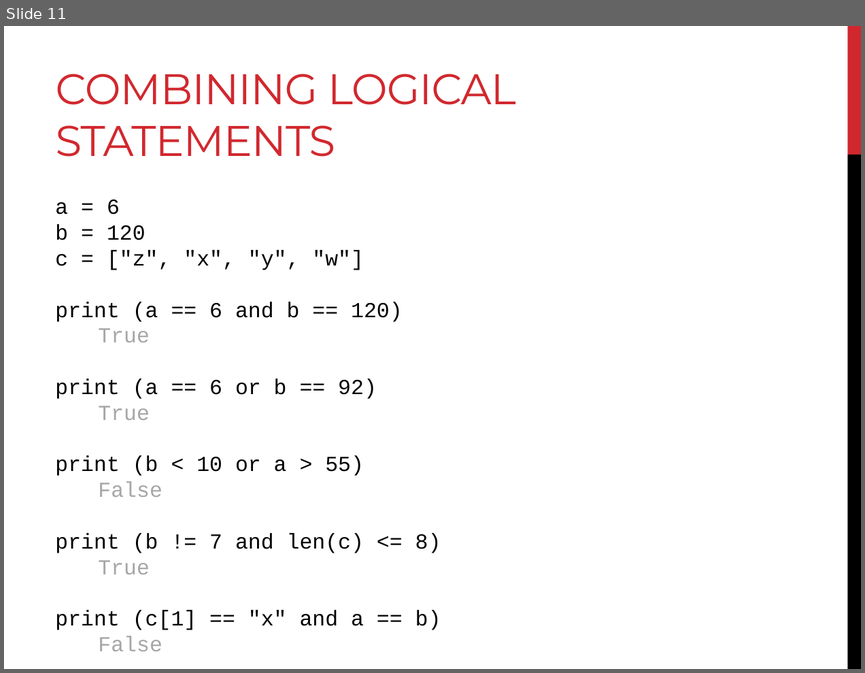
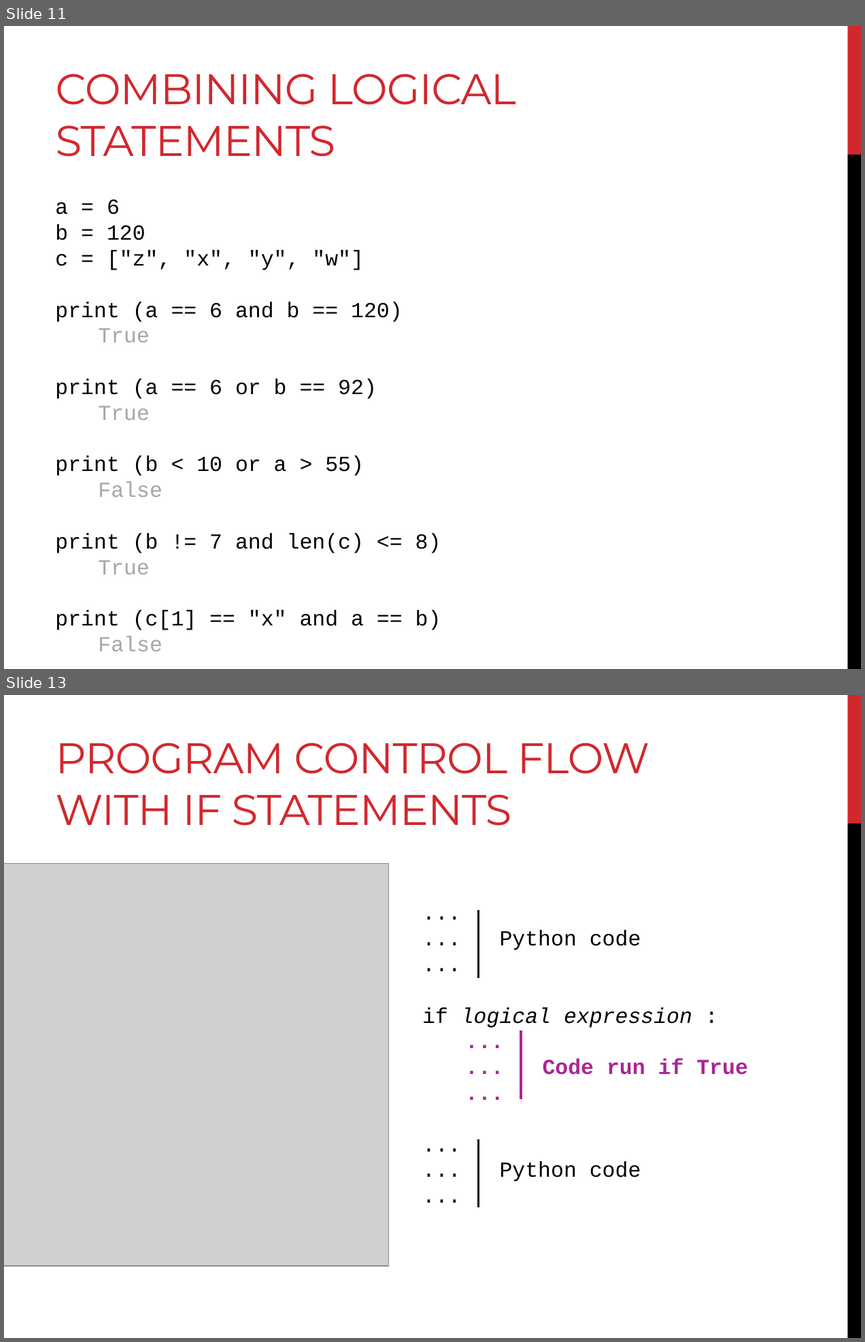
Before and after one commit to BjornFJohansson/ccbb_bigdata2015_python, a slide deck: slides/day2_slides.pptx. Shown one above the other, each under a label of ours: slide 11 before the commit, slides 11 and 13 after it; the slides between them are not shown. The pictures are 865x673 and 865x1342 pixels, drawn with LibreOffice and Linux fonts; fonts in the diff are those of the drawing; grey boxes stand for pictures. Boxes give left, top, right and bottom in pixels: in the first picture for what was removed or moved away, otherwise in the second. Text is boxed around its words. In the diff, an @@ line names an element or a change of style, - is before the commit and + after.

```diff
--- a/slides/day2_slides.pptx
+++ b/slides/day2_slides.pptx
@@ slide 13 added at [4, 695, 861, 1338], background #FFFFFF; not listed: 2 template elements that a slide beside it also shows @@
@@ title added at [56, 743, 650, 826], 36 pt, text #D1282E @@
+PROGRAM CONTROL FLOW WITH IF STATEMENTS
@@ picture added at [4, 863, 389, 1266] @@
@@ line added from (479, 909) to (479, 978), #000000 2.25 pt @@
@@ text added at [422, 930, 748, 1181], 18 pt, text #000000 @@
+...
+... Python code
+...
+if logical expression :
+...
+... Code run if True
+...
+...
+... Python code
+...
@@ line added from (521, 1030) to (521, 1098), #AB2495 2.25 pt @@
@@ line added from (479, 1139) to (479, 1207), #000000 2.25 pt @@
```
Also in this commit, not shown: 2 slides changed, 29 other slides added, 1 slide removed, 1 other file.
